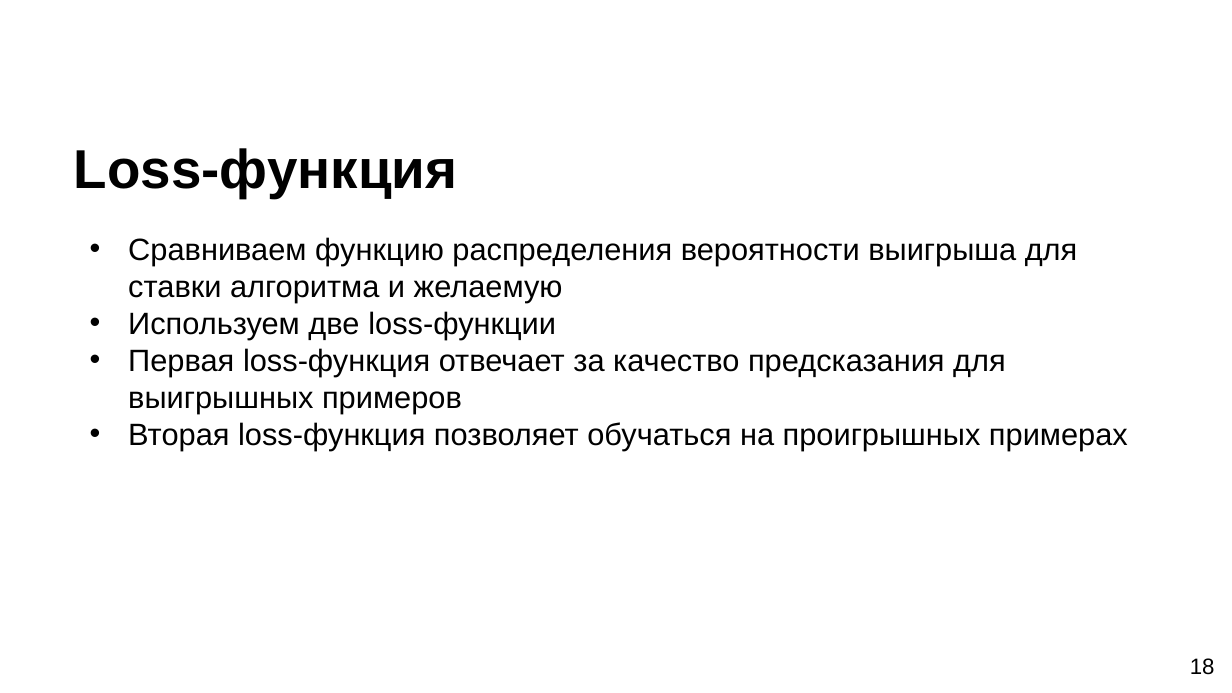
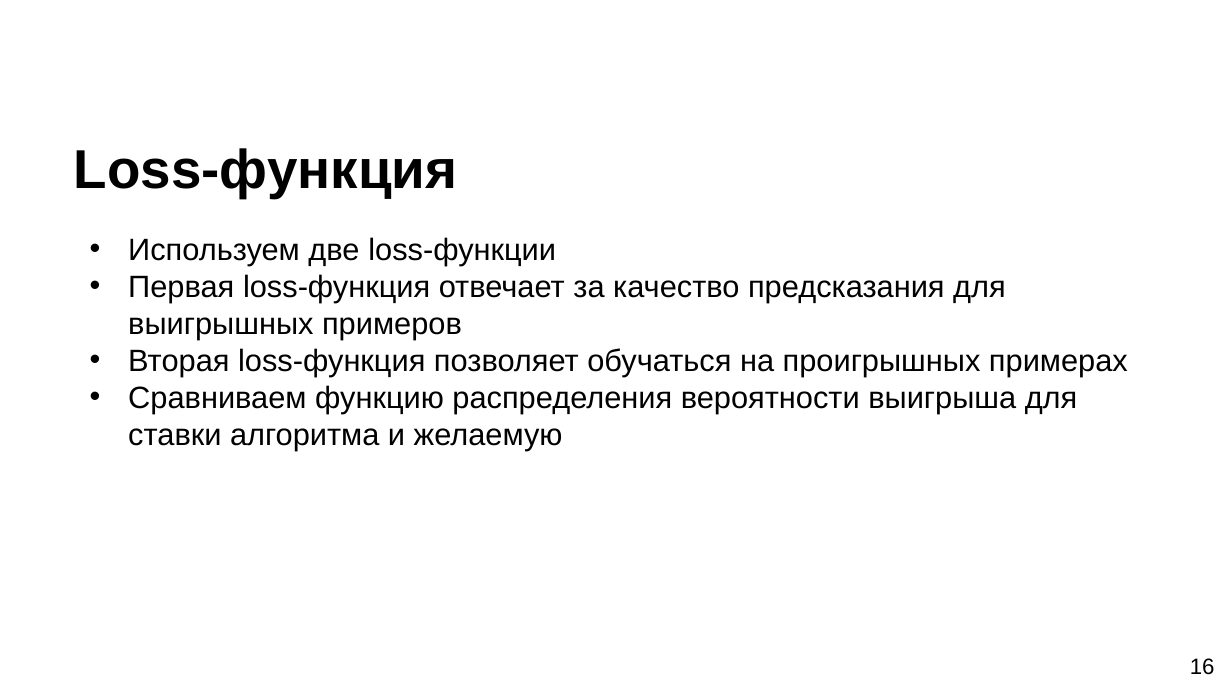
Before and after one commit to SerTelnov/landscape-forecasting, a slide deck: slide 16 of stuff/docs/2020-pps-forecasting.pptx (slide 18 before the commit). Drawn at 1232x693 pixels with LibreOffice and Linux fonts; fonts in the diff are those of the drawing; background and template pictures are left out. Boxes give left, top, right and bottom in pixels: in the first picture for what was removed or moved away, otherwise in the second. Text is boxed around its words. In the diff, an @@ line names an element or a change of style, - is before the commit and + after.

```diff
--- a/stuff/docs/2020-pps-forecasting.pptx
+++ b/stuff/docs/2020-pps-forecasting.pptx
@@ text at [128, 237, 1078, 303]: paragraph removed @@
-• Сравниваем функцию распределения вероятности выигрыша для ставки алгоритма и желаемую
@@ text at [128, 385, 1078, 450]: paragraph added @@
+• Сравниваем функцию распределения вероятности выигрыша для ставки алгоритма и желаемую
@@ page number at [1190, 658, 1215, 675]: text changed @@
-18
+16
```
Also in this commit, not shown: 9 other slides changed, 1 slide added, 3 slides removed, 6 other files.
